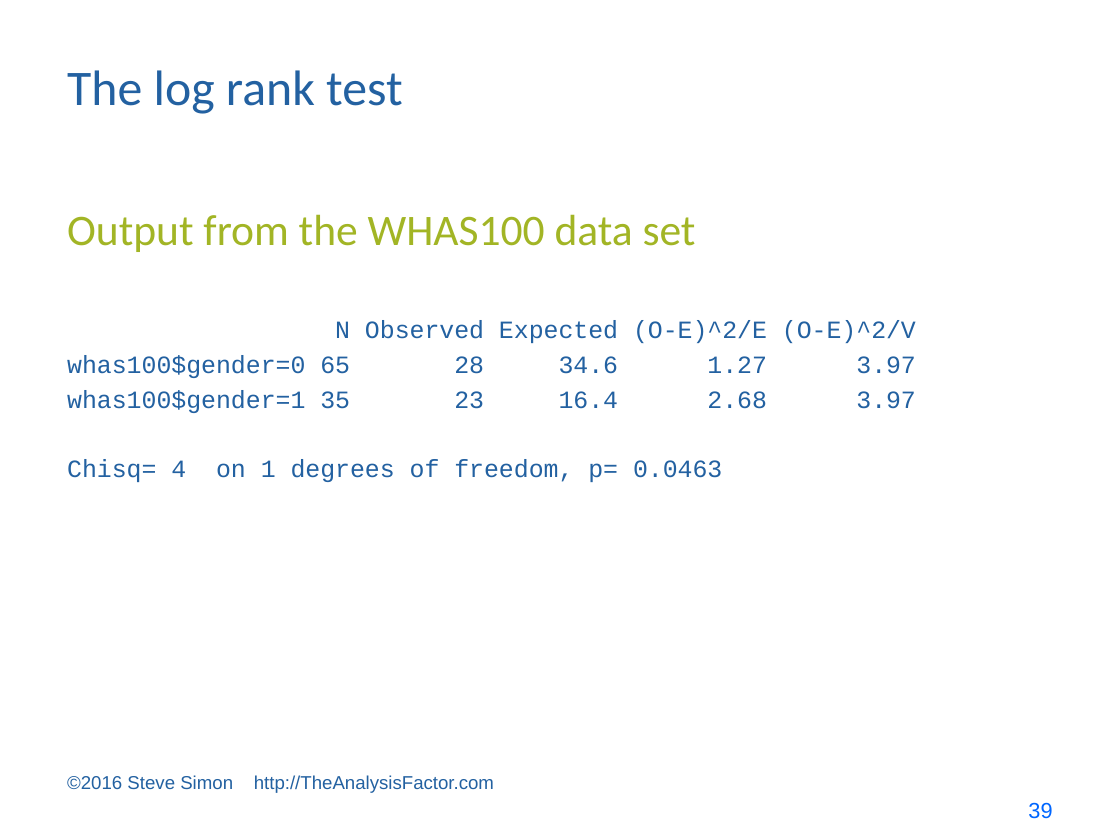
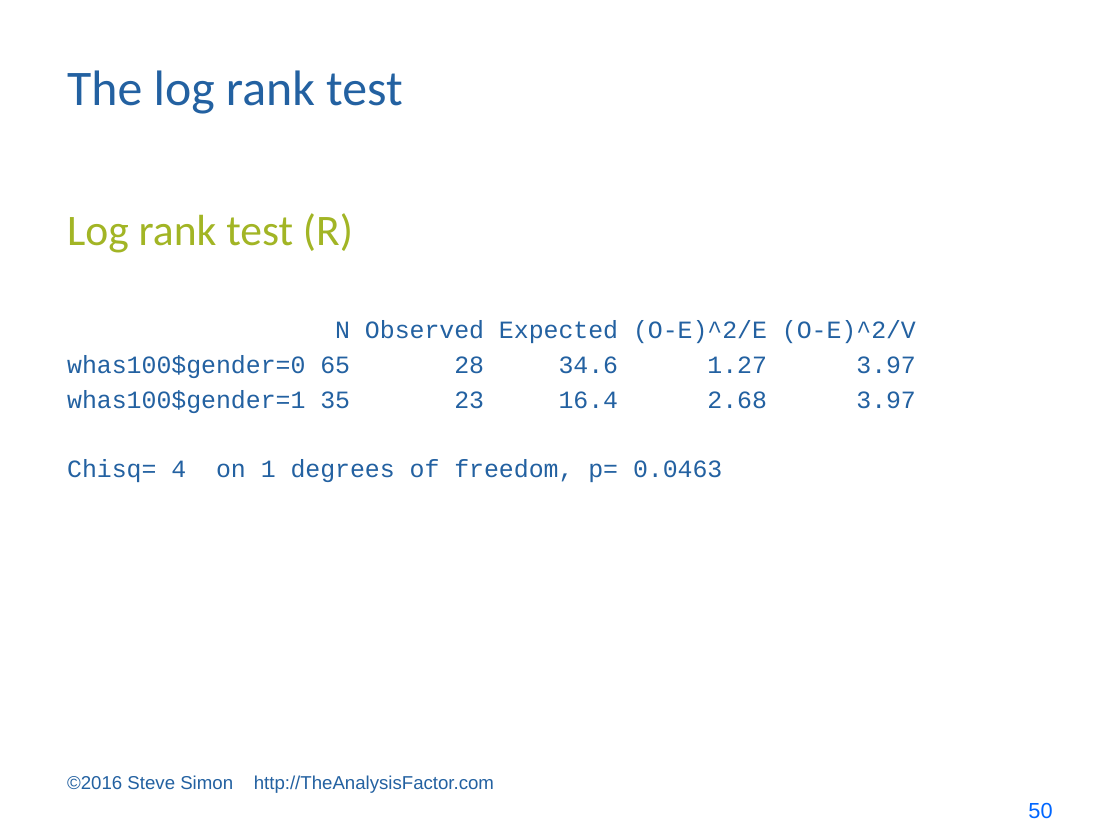
Before and after one commit to pmean/survival-models, a slide deck: slide 50 of bin/survival lecture 1.pptx (slide 39 before the commit). Drawn at 1120x840 pixels with LibreOffice and Linux fonts; fonts in the diff are those of the drawing. Boxes give left, top, right and bottom in pixels: in the first picture for what was removed or moved away, otherwise in the second. Text is boxed around its words. In the diff, an @@ line names an element or a change of style, - is before the commit and + after.

```diff
--- a/bin/survival lecture 1.pptx
+++ b/bin/survival lecture 1.pptx
@@ text at (x1=67, y1=213, x2=353, y2=253): text changed @@
-Output from the WHAS100 data set
+Log rank test (R)
@@ page number at (x1=1028, y1=802, x2=1052, y2=819): text changed @@
-39
+50
```
Also in this commit, not shown: 13 other slides changed, 17 slides added, 9 other files.
